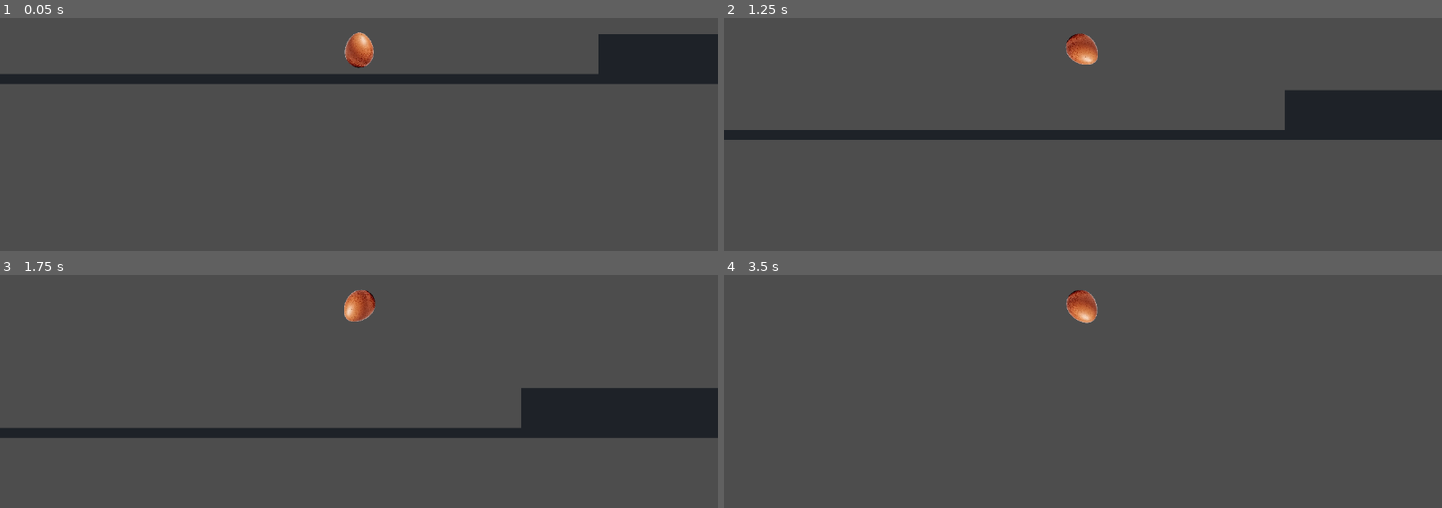
Above: before the commit, frames 1-4 (two rows, left to right).
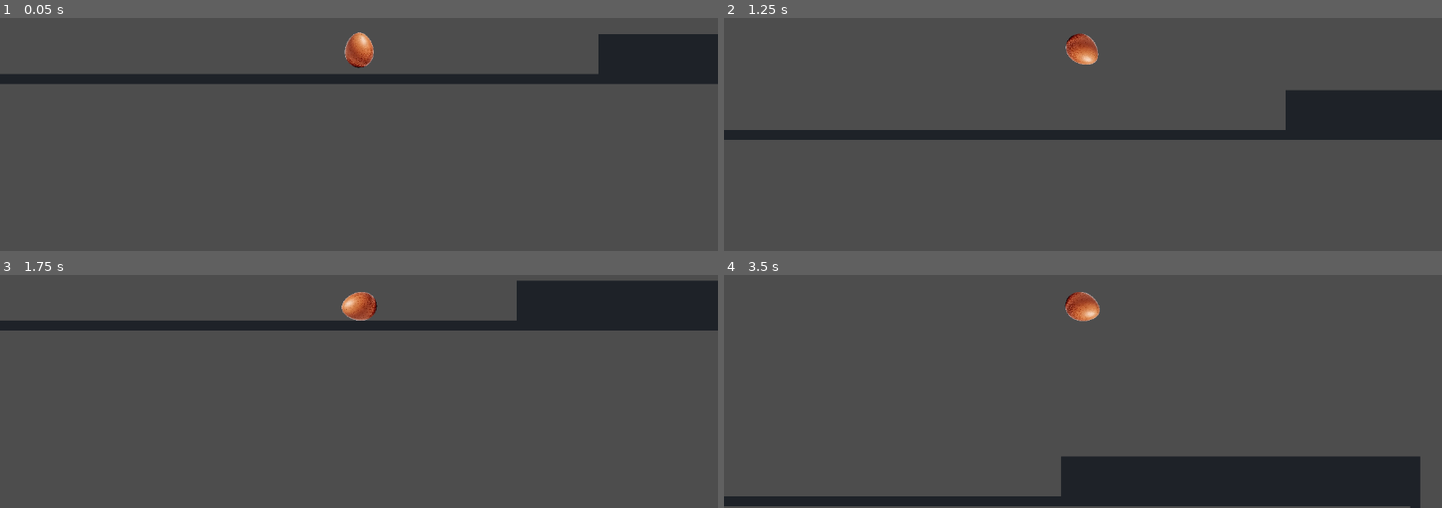
Above: after the commit, the same moments.

Repository: dantoso/LameEggGame
Game: Godot game, scene res://Scenes/Sandbox.tscn
Two runs of this game, one before a commit and one after it. Both use one fixed random seed, a clock stepped at 60 frames per second and the inputs below.
Inputs:
- Up to frame 1 (0.05 s): no input
- Up to frame 2 (1.25 s): tap Enter at 0.5 s; hold D (right) from 0.53 s (still down); hold Space (jump) from 0.53 s (still down)
- Up to frame 3 (1.75 s): release D (right) at 1.28 s; release Space (jump) at 1.28 s; hold A (left) from 1.28 s (still down); tap Space (jump) at 1.35, 1.52 s
- Up to frame 4 (3.5 s): tap Space (jump) at 1.82, 2.85, 3.02, 3.32 s; release A (left) at 2.03 s; hold Space (jump) 2.03-2.78 s; hold D (right) from 2.03 s (still down)

Frame 1 is identical in both runs. In frame 2, less than 0.1% of the frame differs, in the area x 47-79%, y 6-49%; in frame 3, 18%, in the area x 0-100%, y 2-70%; in frame 4, 13%.

Commit message:
feat: coyote time

Diff:
--- a/Scenes/Egg.tscn
+++ b/Scenes/Egg.tscn
@@ -11,7 +11,10 @@
 scale = Vector2(0.03765, 0.03765)
 texture = ExtResource("2_05c85")
 
-[node name="CollisionPolygon2D2" type="CollisionPolygon2D" parent="."]
+[node name="CollisionPolygon2D" type="CollisionPolygon2D" parent="."]
 position = Vector2(2.38419e-07, 0)
 scale = Vector2(0.037156, 0.037156)
 polygon = PackedVector2Array(0, -736, 215.309, -672.84, 430.617, -484.445, 538.272, -296.049, 619.012, -26.9136, 624, 208, 536, 448, 408, 608, 216, 728, 0, 760, -208, 720, -400, 592, -512, 448, -592, 208, -592, -32, -538.272, -242.222, -403.704, -484.445, -215.309, -672.84)
+
+[node name="Timer" type="Timer" parent="."]
+one_shot = true
--- a/Scripts/Egg.gd
+++ b/Scripts/Egg.gd
@@ -4,13 +4,50 @@
 @export var turnIntensity: = 500.0
 @export var acceleration: = 250.0
 @export var jump: = 500
+@export var resistance: = 300
+@export var coyoteTime: = 0.2
+
+@onready var timer: Timer = $Timer
+
+var prevVelocity: = Vector2.ZERO
+var currentVelocity: = Vector2.ZERO
+var lastCollision: KinematicCollision2D = null
+var canJump: = true
+var isJumping = false
+
+func _ready() -> void:
+	contact_monitor = true
+	max_contacts_reported = 18
+
+	timer.wait_time = coyoteTime
+	timer.timeout.connect(
+		func():
+			canJump = false
+	)
 
 func _physics_process(delta: float) -> void:
 	var input: = Input.get_vector("left", "right", "up", "down")
 	apply_torque(input.length() * turnIntensity * input.x)
 	apply_central_force(Vector2(acceleration * input.x, 0))
+	var collision: = move_and_collide(Vector2.ZERO)
+	if collision:
+		var result: = collision.get_normal().dot(prevVelocity)
+		if result * sign(result) > resistance:
+			print("DEAD: ", result)
 
 
 func _unhandled_input(event: InputEvent) -> void:
-	if event.is_action_pressed("jump"):
+	if event.is_action_pressed("jump") && canJump:
+		canJump = false
 		apply_impulse(Vector2(0, -jump))
+
+
+func _integrate_forces(state: PhysicsDirectBodyState2D) -> void:
+	for i in state.get_contact_count():
+		if state.get_contact_local_normal(i).y <= -0.6:
+			canJump = true
+			timer.start()
+			break
+
+	prevVelocity = currentVelocity
+	currentVelocity = state.linear_velocity
